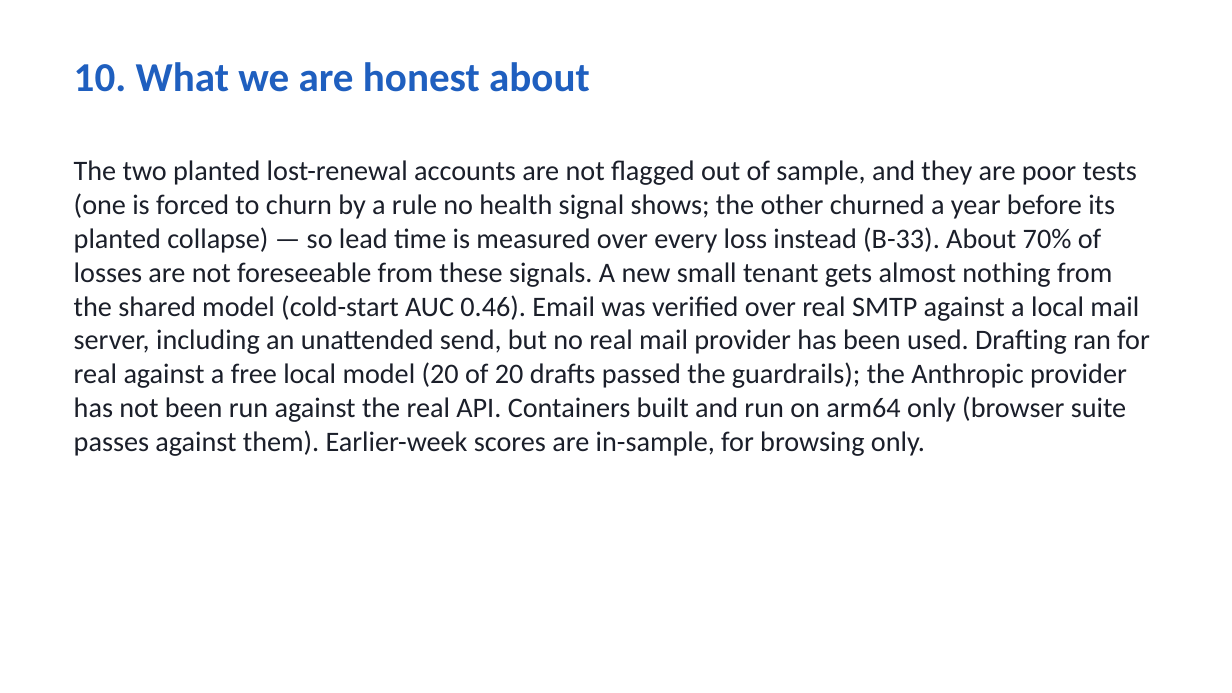
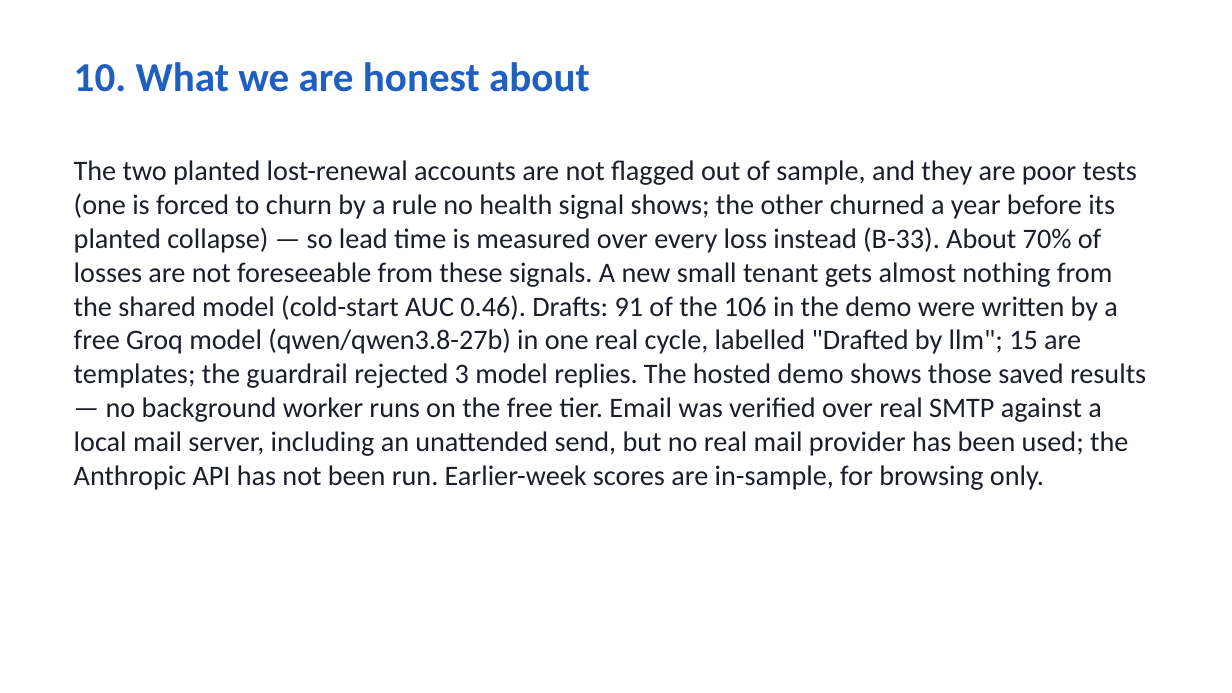
Before and after one commit to akhilpdas/fello-pulse, a slide deck: slide 11 of docs/Pulse_deck.pptx. Drawn at 1232x693 pixels with LibreOffice and Linux fonts; fonts in the diff are those of the drawing. Boxes give left, top, right and bottom in pixels: in the first picture for what was removed or moved away, otherwise in the second. Text is boxed around its words. In the diff, an @@ line names an element or a change of style, - is before the commit and + after.

```diff
--- a/docs/Pulse_deck.pptx
+++ b/docs/Pulse_deck.pptx
@@ text at box(74, 160, 1146, 490): text changed @@
-The two planted lost-renewal accounts are not flagged out of sample, and they are poor tests (one is forced to churn by a rule no health signal shows; the other churned a year before its planted collapse) — so lead time is measured over every loss instead (B-33). About 70% of losses are not foreseeable from these signals. A new small tenant gets almost nothing from the shared model (cold-start AUC 0.46). Email was verified over real SMTP against a local mail server, including an unattended send, but no real mail provider has been used. Drafting ran for real against a free local model (20 of 20 drafts passed the guardrails); the Anthropic provider has not been run against the real API. Containers built and run on arm64 only (browser suite passes against them). Earlier-week scores are in-sample, for browsing only.
+The two planted lost-renewal accounts are not flagged out of sample, and they are poor tests (one is forced to churn by a rule no health signal shows; the other churned a year before its planted collapse) — so lead time is measured over every loss instead (B-33). About 70% of losses are not foreseeable from these signals. A new small tenant gets almost nothing from the shared model (cold-start AUC 0.46). Drafts: 91 of the 106 in the demo were written by a free Groq model (qwen/qwen3.8-27b) in one real cycle, labelled "Drafted by llm"; 15 are templates; the guardrail rejected 3 model replies. The hosted demo shows those saved results — no background worker runs on the free tier. Email was verified over real SMTP against a local mail server, including an unattended send, but no real mail provider has been used; the Anthropic API has not been run. Earlier-week scores are in-sample, for browsing only.
```
Also in this commit, not shown: 2 other slides changed, 1 other file.
